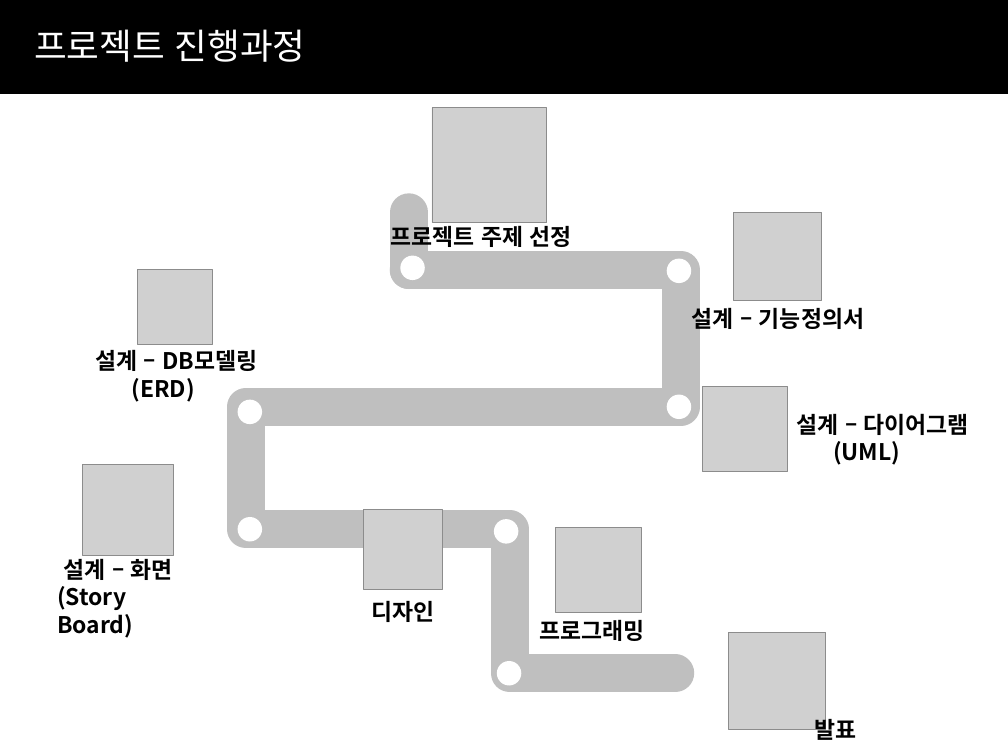
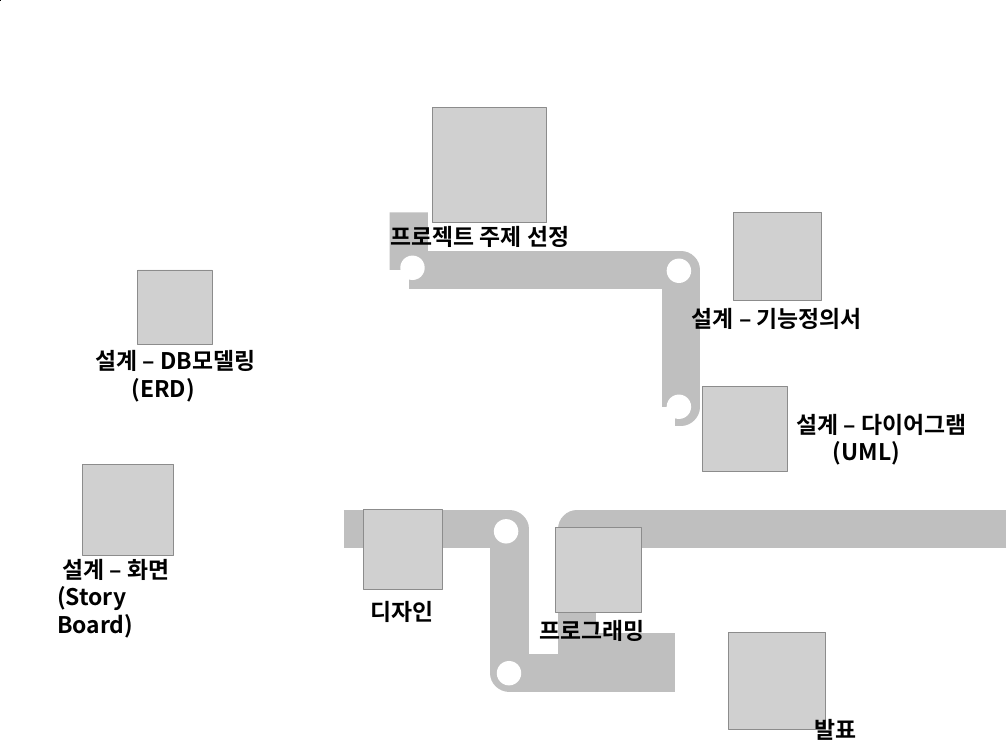
Before and after one commit to hkemt/doc, a slide deck: slide 7 of EMT_doc/1_EMT_Final_Report/EMT_FinalReport.pptx. Drawn at 1008x756 pixels with LibreOffice and Linux fonts; fonts in the diff are those of the drawing; grey boxes stand for pictures. Boxes give left, top, right and bottom in pixels: in the first picture for what was removed or moved away, otherwise in the second. Text is boxed around its words. In the diff, an @@ line names an element or a change of style, - is before the commit and + after.

```diff
--- a/EMT_doc/1_EMT_Final_Report/EMT_FinalReport.pptx
+++ b/EMT_doc/1_EMT_Final_Report/EMT_FinalReport.pptx
@@ freeform shape at (x1=0, y1=0, x2=1008, y2=93): outline #000000 0 pt to #000000 0.75 pt; outline redrawn @@
@@ text removed at (x1=34, y1=29, x2=306, y2=62) @@
-프로젝트 진행과정
@@ line (409, 270) - (409, 212): stroke #BFBFBF 30 pt to #BFBFBF 29.99 pt @@
@@ elbow line (409, 270) - (675, 407): stroke #BFBFBF 30 pt to #BFBFBF 29.99 pt @@
@@ elbow line removed from (675, 407) to (344, 530) @@
@@ elbow line (344, 530) - (675, 673): stroke #BFBFBF 30 pt to #BFBFBF 29.99 pt @@
@@ elbow line added from (1007, 530) to (675, 651), #BFBFBF 29.99 pt @@
@@ text "설계 – 화면" rewrapped from (x1=57, y1=555, x2=173, y2=638) to (x1=57, y1=555, x2=169, y2=638) @@
@@ text "프로그래밍" rewrapped from (x1=540, y1=619, x2=645, y2=641) to (x1=540, y1=616, x2=645, y2=645) @@
```
Also in this commit, not shown: 19 other slides changed, 6 other files.
